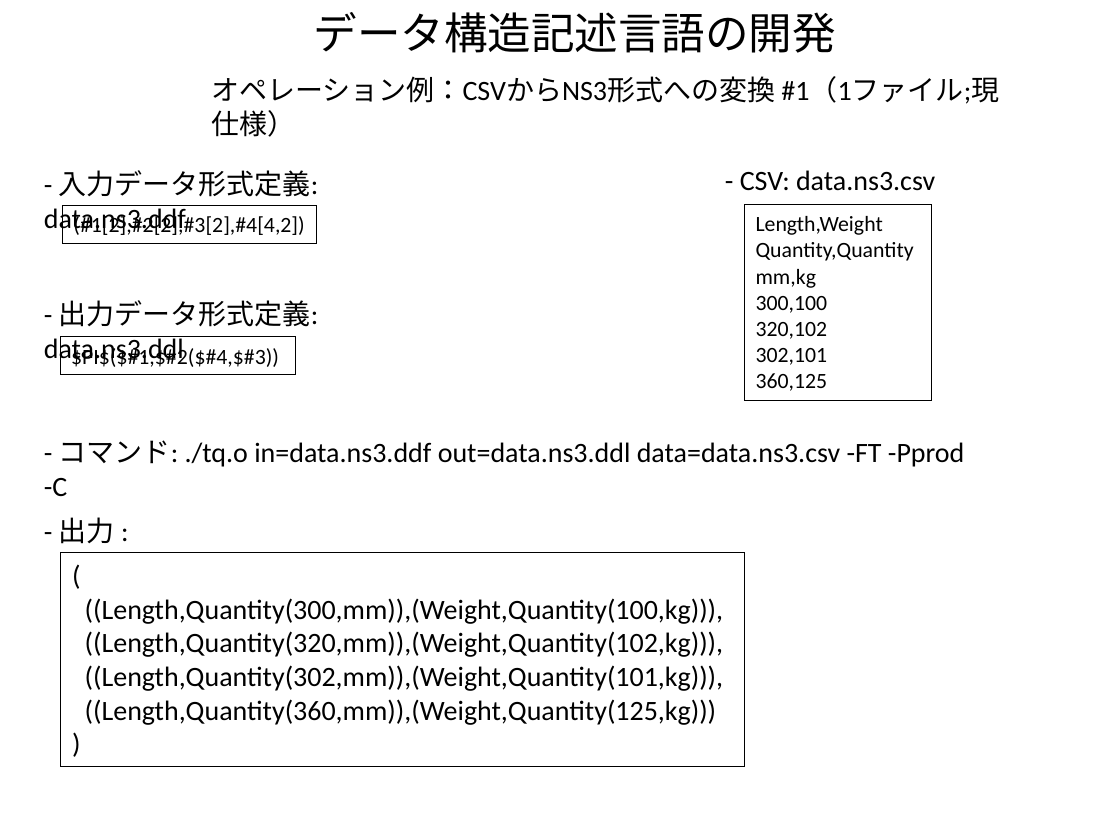
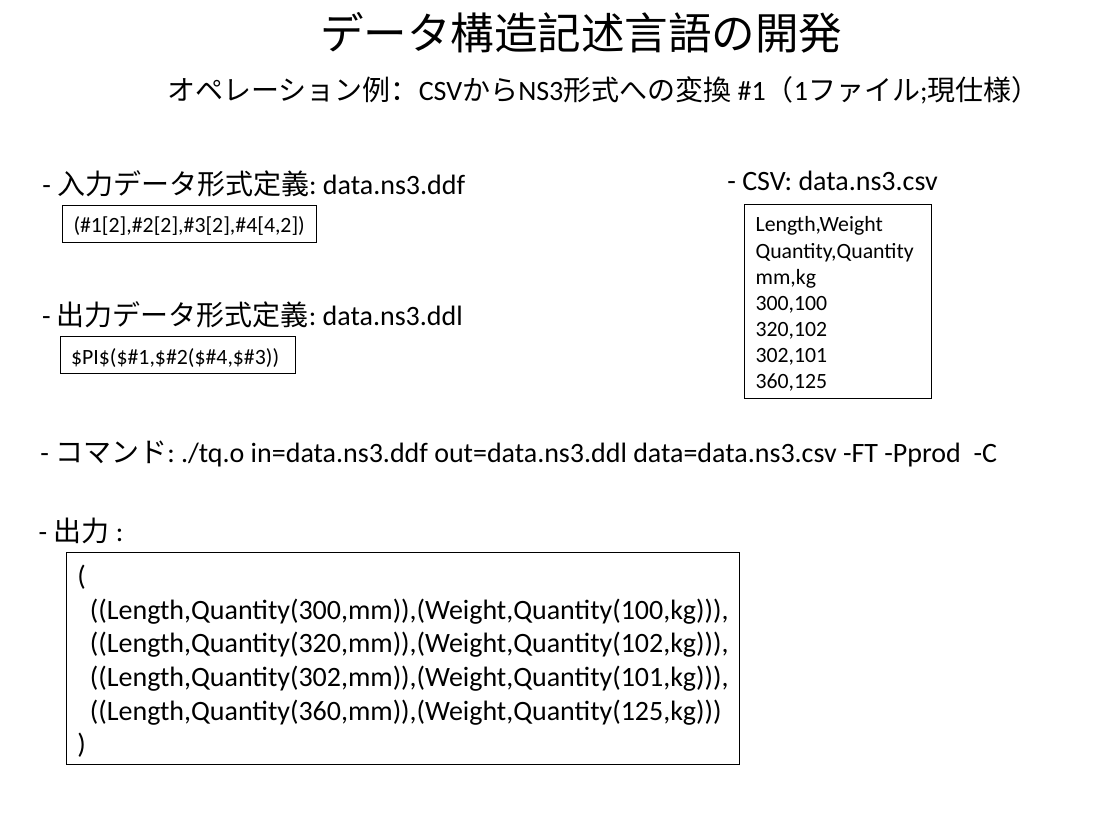
Before and after one commit to kouamano/RECURSIVE-SYSTEM, a slide deck: slide 4 of Document/tq_op_example.pptx. Drawn at 1120x840 pixels with LibreOffice and Linux fonts; fonts in the diff are those of the drawing. Boxes give left, top, right and bottom in pixels: in the first picture for what was removed or moved away, otherwise in the second. Text is boxed around its words. In the diff, an @@ line names an element or a change of style, - is before the commit and + after.

```diff
--- a/Document/tq_op_example.pptx
+++ b/Document/tq_op_example.pptx
@@ text "データ構造記述言語の開発" moved from (x1=314, y1=12, x2=836, y2=53) to (x1=320, y1=12, x2=842, y2=53) @@
@@ text "オペレーション例：CSVからNS3形式への変換 #1（1ファイル;現仕様）" rewrapped from (x1=211, y1=76, x2=999, y2=137) to (x1=167, y1=76, x2=1040, y2=104) @@
@@ text "- 入力データ形式定義: data.ns3.ddf" rewrapped from (x1=44, y1=170, x2=318, y2=235) to (x1=57, y1=170, x2=465, y2=197) @@
@@ text "- 出力データ形式定義: data.ns3.ddl" rewrapped from (x1=44, y1=300, x2=318, y2=365) to (x1=57, y1=301, x2=463, y2=328) @@
@@ text "- コマンド: ./tq.o in=data.ns3.ddf out=data.ns3.ddl ..." rewrapped from (x1=59, y1=440, x2=964, y2=467) to (x1=55, y1=440, x2=997, y2=467) @@
@@ text "- 出力 :" moved from (x1=59, y1=517, x2=115, y2=544) to (x1=54, y1=517, x2=110, y2=544) @@
@@ rectangle "(" resized from (x1=60, y1=552, x2=744, y2=767) to (x1=66, y1=552, x2=739, y2=765) @@
```
Also in this commit, not shown: 7 other slides changed.
